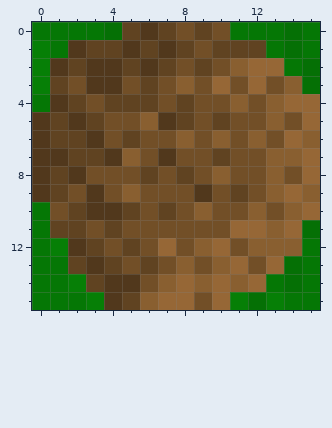
File history of a pixel-art sprite, res/dirtTile5.png. The picture above was drawn from the file before the commit.
The file is 16x16 pixels. Colours within 5 levels of each other are drawn and written as one.
After:
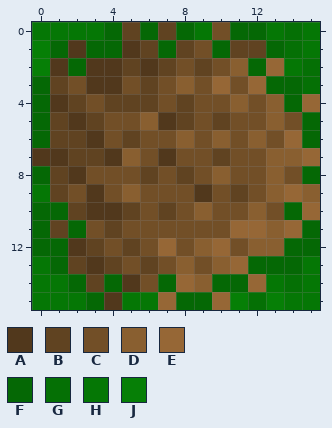
Palette (. is transparent): A #51381c  B #604321  C #724f27  D #895f30  E #966736  F #056805  G #057005  H #057705  J #067f06
The exact change:
y 0: x 4 G -> F; x 6 A -> F; x 8..9 CB -> FH; x 11..12 HH -> FF
y 1: x 1 H -> F; x 3..4 BB -> FF; x 7 A -> F; x 10 B -> F; x 13 H -> F
y 2: x 2 B -> F; x 12 E -> F
y 3: x 0 J -> F; x 13..14 CD -> FF
y 4: x 0 H -> F; x 14 E -> F
y 5: x 0 A -> F; x 15 E -> F
y 6: x 0 A -> F; x 15 D -> F
y 8: x 0 A -> F; x 15 E -> F
y 9: x 0 A -> H
y 10: x 0..1 HC -> FF; x 14 D -> F
y 11: x 0 H -> F; x 2 B -> F; x 15 G -> F
y 12: x 0..1 HJ -> FF; x 14..15 DH -> FF
y 13: x 1 H -> F; x 12..14 CEG -> FFF
y 14: x 2 J -> F; x 4 A -> F; x 7 D -> F; x 10..11 ED -> FF
y 15: x 3 J -> F; x 5..6 BD -> HH; x 8..9 EC -> FF
Boxes around the changes in both pictures, in picture pixels (x1, y1, x2, y2):
changed: (32, 22, 320, 310)
